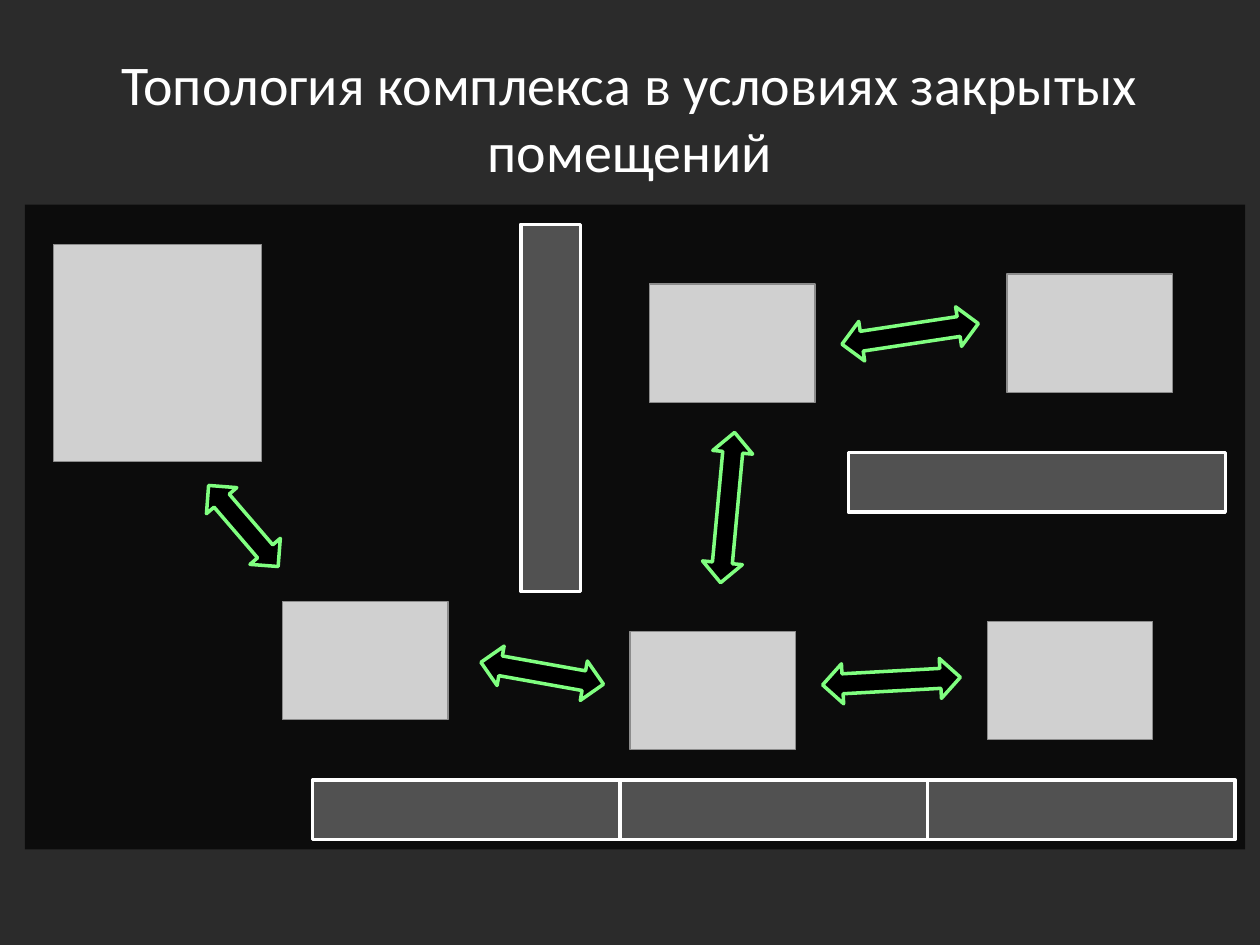
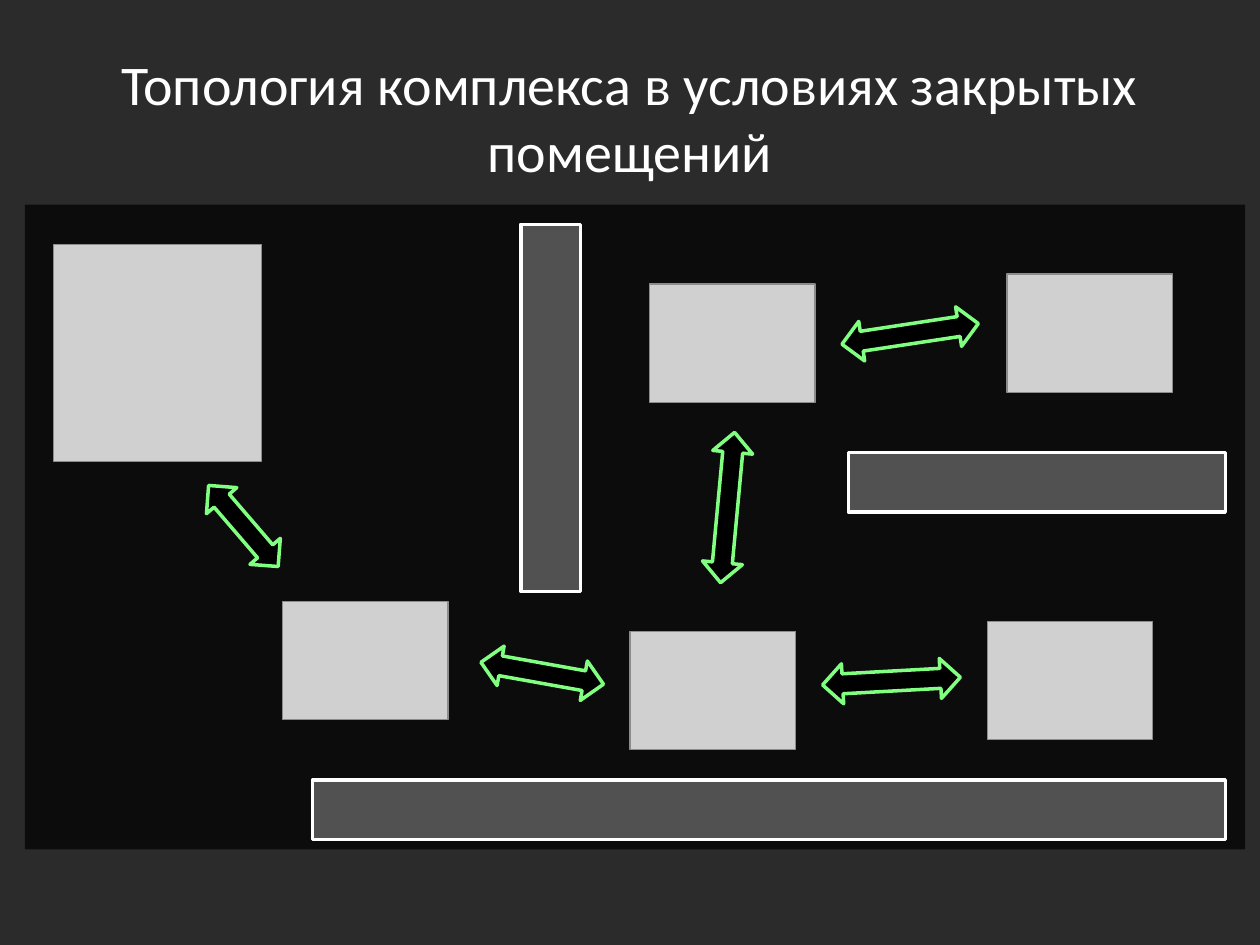
Before and after one commit to Jacobi20/quadro-xds, a slide deck: slide 5 of Docs/Medias2012_dhg.pptx. Drawn at 1260x945 pixels with LibreOffice and Linux fonts; fonts in the diff are those of the drawing; grey boxes stand for pictures; background and template pictures are left out; a plain dark background stands for a picture behind light text. Boxes give left, top, right and bottom in pixels: in the first picture for what was removed or moved away, otherwise in the second. Text is boxed around its words. In the diff, an @@ line names an element or a change of style, - is before the commit and + after.

```diff
--- a/Docs/Medias2012_dhg.pptx
+++ b/Docs/Medias2012_dhg.pptx
@@ rectangle: place and size @@
-rectangle at box(312, 781, 619, 840)
+rectangle at box(313, 781, 1225, 840)
@@ rectangle removed at box(621, 781, 928, 840) @@
@@ rectangle removed at box(928, 781, 1235, 840) @@
```
Also in this commit, not shown: 7 other slides changed, 2 slides added, 4 slides removed.
